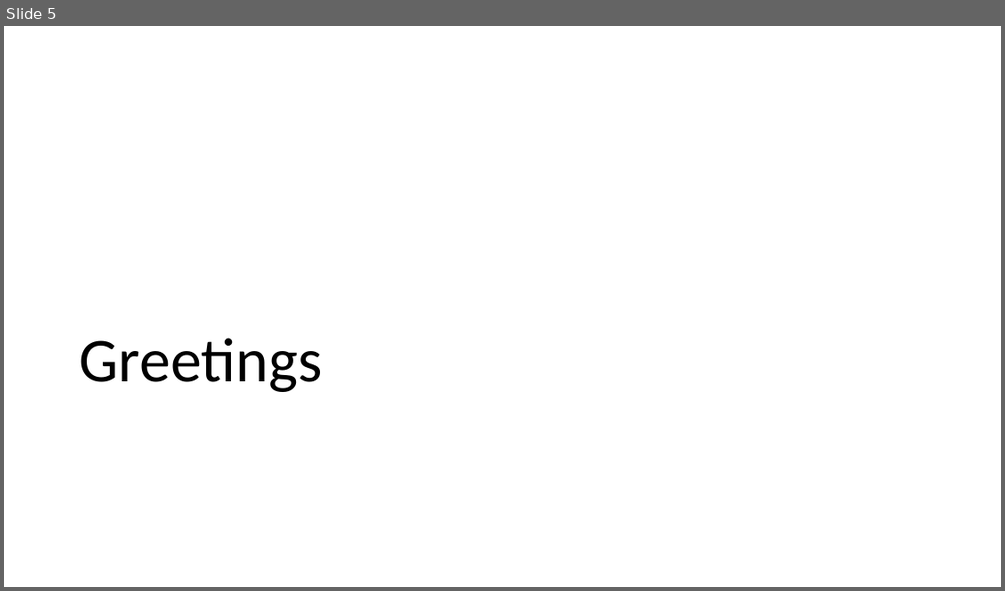
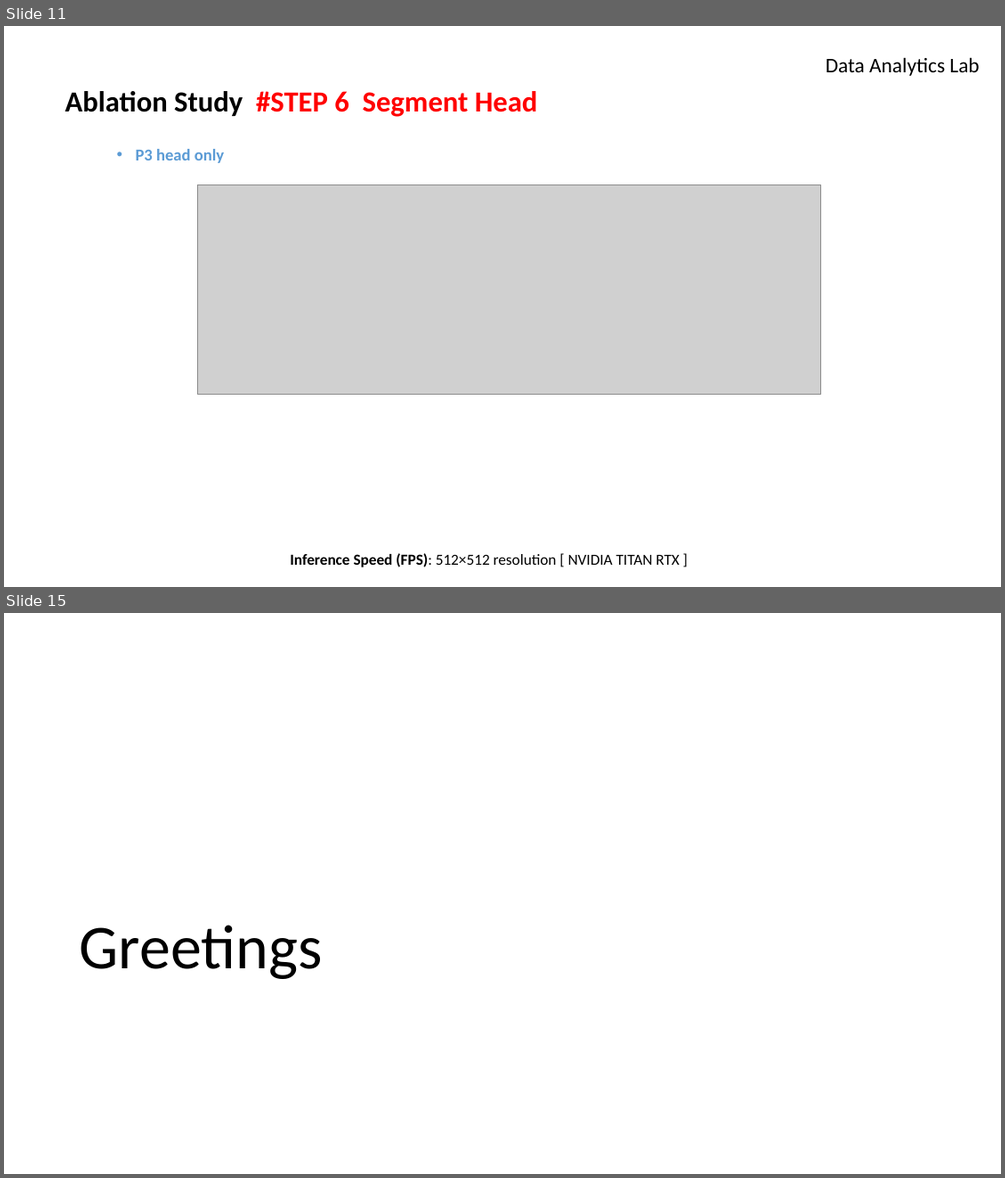
Before and after one commit to azimjaan21/ablation-yolov8m-seg-, a slide deck: experiment [17.07].pptx. Shown one above the other, each under a label of ours: slide 5 before the commit, slides 11 and 15 after it; the slides between them are not shown. The pictures are 1005x591 and 1005x1178 pixels, drawn with LibreOffice and Linux fonts; fonts in the diff are those of the drawing; grey boxes stand for pictures; background and template pictures are left out. Boxes give left, top, right and bottom in pixels: in the first picture for what was removed or moved away, otherwise in the second. Text is boxed around its words. In the diff, an @@ line names an element or a change of style, - is before the commit and + after.

```diff
--- a/experiment [17.07].pptx
+++ b/experiment [17.07].pptx
@@ slide 11 added at <box>4,26,1001,587</box>, background #FFFFFF @@
@@ text added at <box>825,57,979,76</box>, 20 pt, text #000000 @@
+Data Analytics Lab
@@ title added at <box>65,91,538,117</box>, 28 pt, text #FF0000, bold @@
+Ablation Study #STEP 6 Segment Head
@@ text added at <box>136,149,224,163</box>, 16 pt, text #5B9BD5, bold @@
+• P3 head only
@@ picture added at <box>198,185,821,394</box> @@
@@ text added at <box>290,553,680,567</box>, 14.8 pt, text #000000 @@
+Inference Speed (FPS): 512×512 resolution [ NVIDIA TITAN RTX ]
@@ what was slide 5 is now slide 15 @@
```
Also in this commit, not shown: 2 slides changed, 11 other slides added, 2 slides removed, 3 other files.
